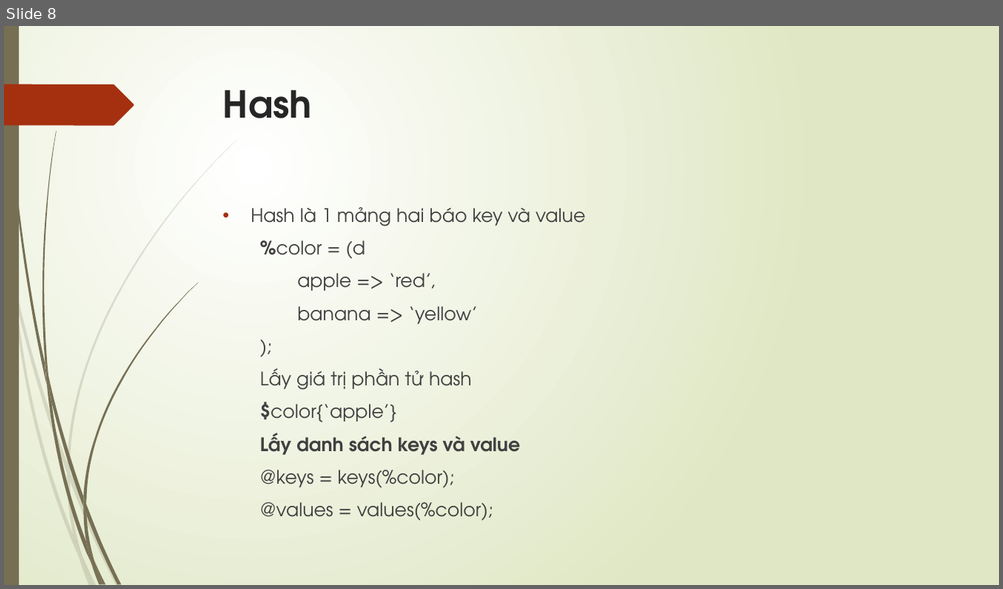
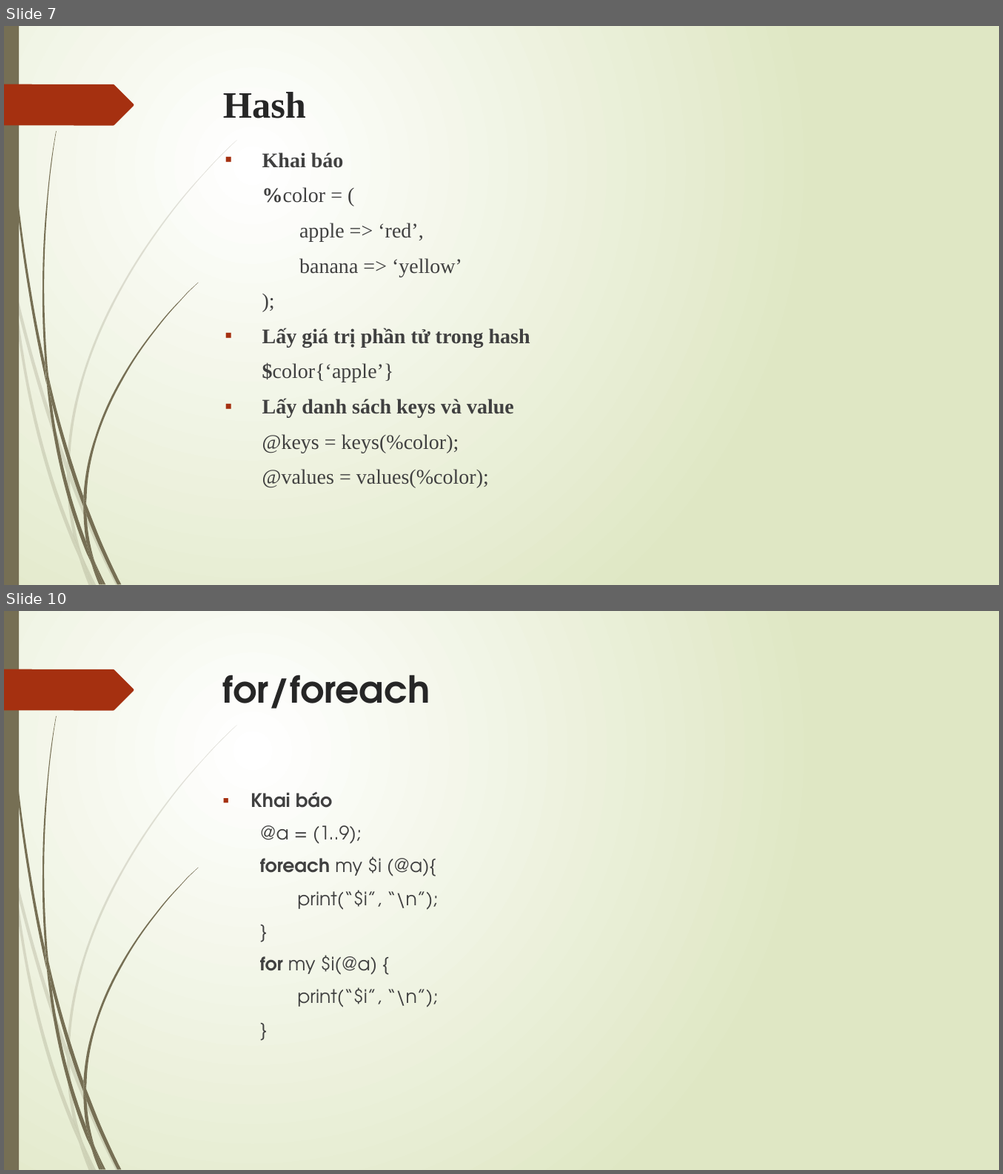
Before and after one commit to LeQuocHuy1234/perlexample, a slide deck: perl.pptx. Shown one above the other, each under a label of ours: slide 8 before the commit, slides 7 and 10 after it; the slides between them are not shown. The pictures are 1003x589 and 1003x1174 pixels, drawn with LibreOffice and Linux fonts; fonts in the diff are those of the drawing. Boxes give left, top, right and bottom in pixels: in the first picture for what was removed or moved away, otherwise in the second. Text is boxed around its words. In the diff, an @@ line names an element or a change of style, - is before the commit and + after.

```diff
--- a/perl.pptx
+++ b/perl.pptx
@@ slide 10 added at bbox=[4, 611, 999, 1170], background gradient #FFFFFF to #DFE8C4; not listed: 24 template elements that a slide beside it also shows @@
@@ title added at bbox=[223, 675, 430, 709], 36 pt, text #262626, bold @@
+for/foreach
@@ text added at bbox=[250, 792, 438, 1008], 18 pt, text #404040 @@
+▪ Khai báo
+@a = (1..9);
+foreach my $i (@a){
+print(“$i”, “\n”);
+}
+for my $i(@a) {
+print(“$i”, “\n”);
+}
@@ what was slide 8 is now slide 7 @@
@@ slide 7 changed as well @@
@@ title "Hash" at bbox=[223, 92, 306, 118]: font TeX Gyre Adventor to Times New Roman @@
@@ text "Khai báo": place and size @@
-text "Khai báo" at bbox=[250, 207, 585, 521]
+text "Khai báo" at bbox=[262, 153, 530, 488]
@@ text at bbox=[262, 153, 344, 203]: text changed; size 18 to 20 pt; font TeX Gyre Adventor to Times New Roman; bold on @@
-• Hash là 1 mảng hai báo key và value
-%color = (d
+▪ Khai báo
+%color = (
@@ text at bbox=[262, 223, 514, 488]: size 18 to 20 pt, font TeX Gyre Adventor to Times New Roman in "apple => ‘red’,", "banana => ‘yellow’", ");", "$color{‘apple’}" and 3 more places; bullet none to ▪ @@
@@ text at bbox=[262, 328, 530, 347]: text changed; size 18 to 20 pt; font TeX Gyre Adventor to Times New Roman; bold on @@
-Lấy giá trị phần tử hash
+▪ Lấy giá trị phần tử trong hash
```
Also in this commit, not shown: 5 other slides changed, 7 other slides added, 2 slides removed, 8 other files.
